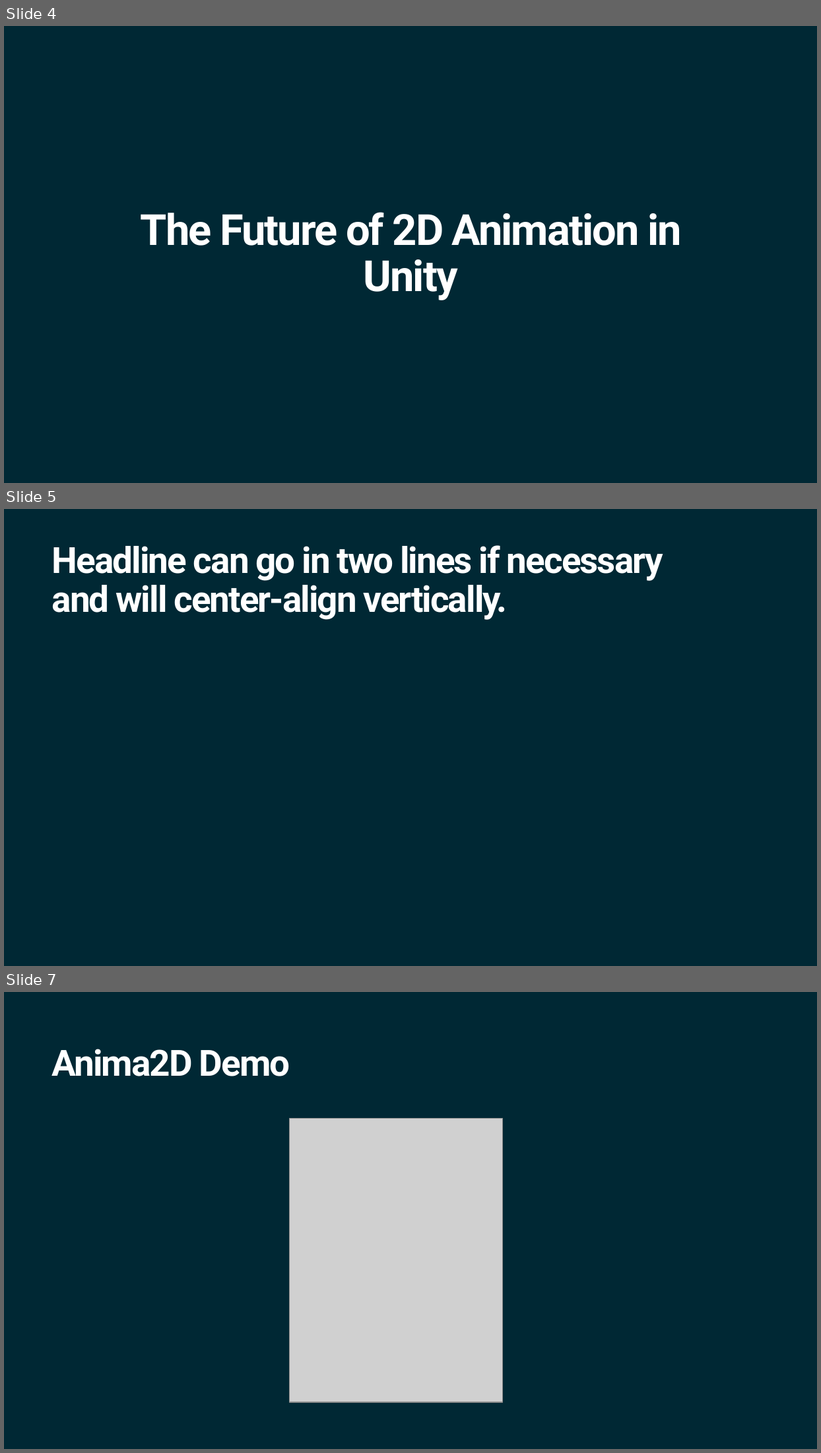
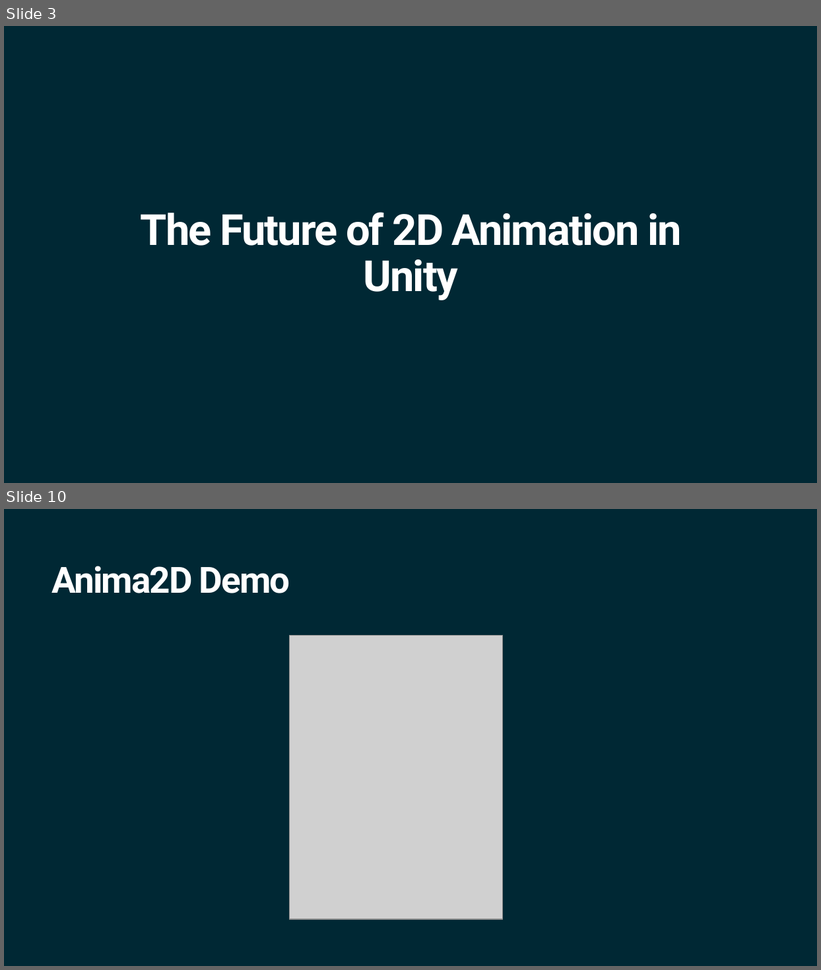
Before and after one commit to ArturoNereu/Unity2DAnimation, a slide deck: Presentations/Future2DAnim_Tokyo.pptx. Shown one above the other, each under a label of ours: slides 4, 5 and 7 before the commit, slides 3 and 10 after it; the slides between them are not shown. The pictures are 821x1453 and 821x970 pixels, drawn with LibreOffice and Linux fonts; fonts in the diff are those of the drawing; grey boxes stand for pictures; background and template pictures are left out. Boxes give left, top, right and bottom in pixels: in the first picture for what was removed or moved away, otherwise in the second. Text is boxed around its words. In the diff, an @@ line names an element or a change of style, - is before the commit and + after.

```diff
--- a/Presentations/Future2DAnim_Tokyo.pptx
+++ b/Presentations/Future2DAnim_Tokyo.pptx
@@ slide 5 removed at [4,509,817,966], background #002834 @@
@@ title removed at [52,545,663,620] @@
-Headline can go in two lines if necessary and will center-align vertically.
@@ what was slide 4 is now slide 3 @@
@@ what was slide 7 is now slide 10 @@
```
Also in this commit, not shown: 3 slides changed, 4 slides added.
